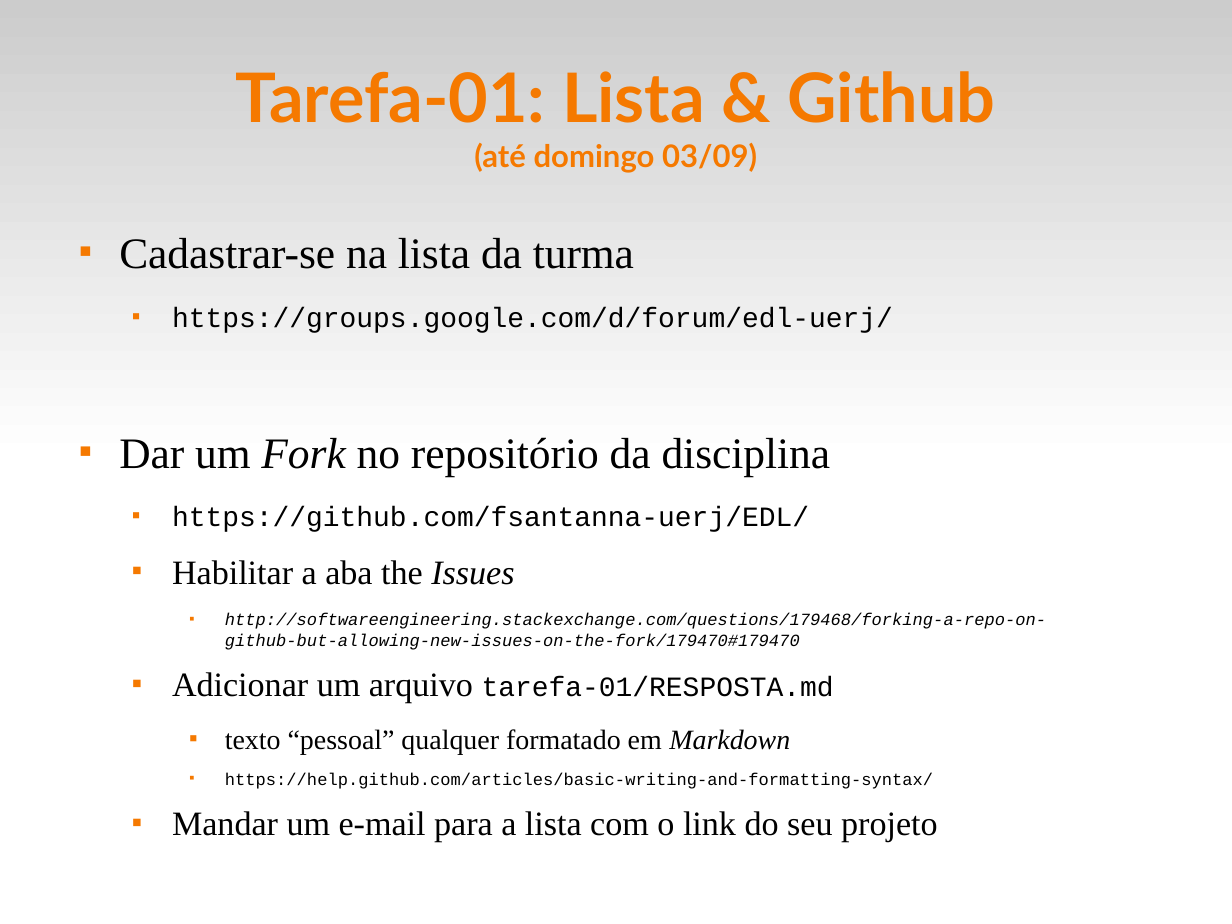
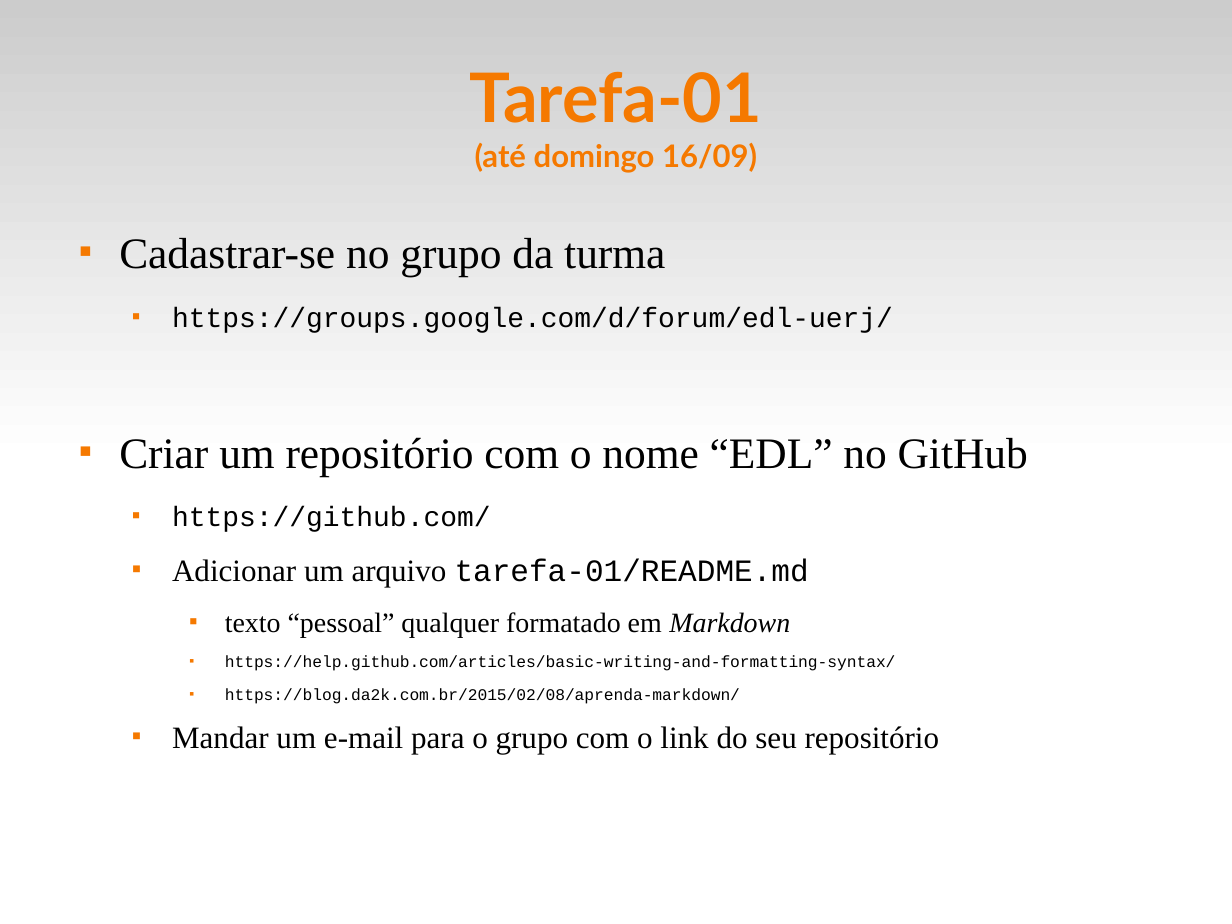
Before and after one commit to fsantanna-uerj/EDL, a slide deck: slide 10 of slides/edl-00.odp. Drawn at 1232x924 pixels with LibreOffice and Linux fonts; fonts in the diff are those of the drawing. Boxes give left, top, right and bottom in pixels: in the first picture for what was removed or moved away, otherwise in the second. Text is boxed around its words. In the diff, an @@ line names an element or a change of style, - is before the commit and + after.

```diff
--- a/slides/edl-00.odp
+++ b/slides/edl-00.odp
@@ title at (470,71,762,173): text changed; size 44 to 20 pt @@
-Tarefa-01: Lista & Github
-(até domingo 03/09)
+Tarefa-01
+(até domingo 16/09)
@@ text at (119,238,665,277): text changed @@
-■ Cadastrar-se na lista da turma
+■ Cadastrar-se no grupo da turma
@@ text at (119,437,1028,586): text changed; size 11 to 28 pt; font Courier New to Times New Roman; italic off @@
-■ Dar um Fork no repositório da disciplina
-  ■ https://github.com/fsantanna-uerj/EDL/
-  ■ Habilitar a aba the Issues
-    ■ http://softwareengineering.stackexchange.com/questions/179468/forking-a-repo-on-github-but-allowing-new-issues-on-the-fork/179470#179470
-  ■ Adicionar um arquivo tarefa-01/RESPOSTA.md
+■ Criar um repositório com o nome “EDL” no GitHub
+  ■ https://github.com/
+  ■ Adicionar um arquivo tarefa-01/README.md
@@ text at (225,655,896,671): size 11 to 10.5 pt in "https://help.github.com/articles/basic-writing-and-formattin ..." @@
@@ text at (172,688,940,753): text changed; size 22 to 10.5 pt; font Times New Roman to Courier New @@
-  ■ Mandar um e-mail para a lista com o link do seu projeto
+    ■ https://blog.da2k.com.br/2015/02/08/aprenda-markdown/
+  ■ Mandar um e-mail para o grupo com o link do seu repositório
```
Also in this commit, not shown: 12 other slides changed, 3 other files.
